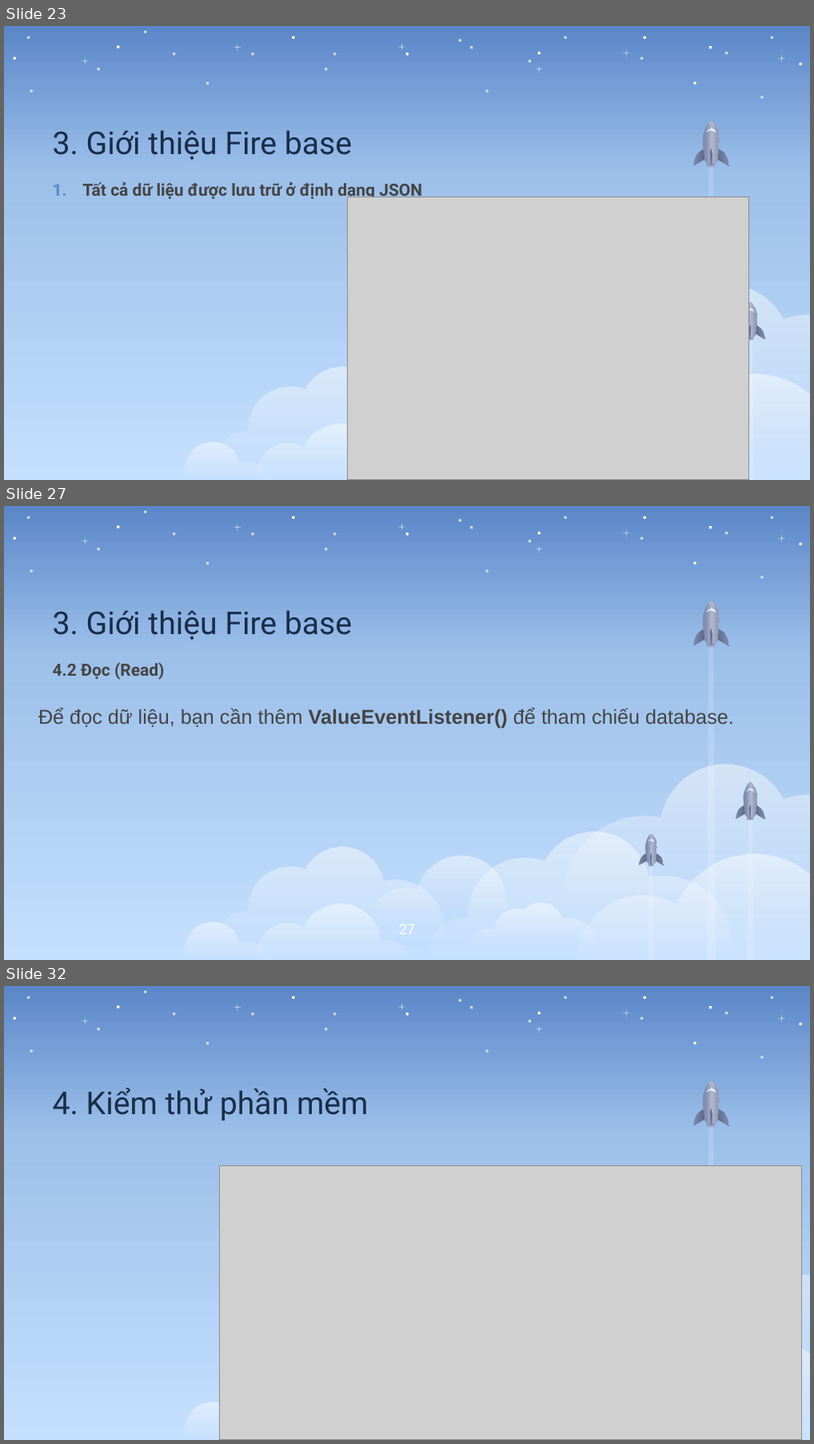
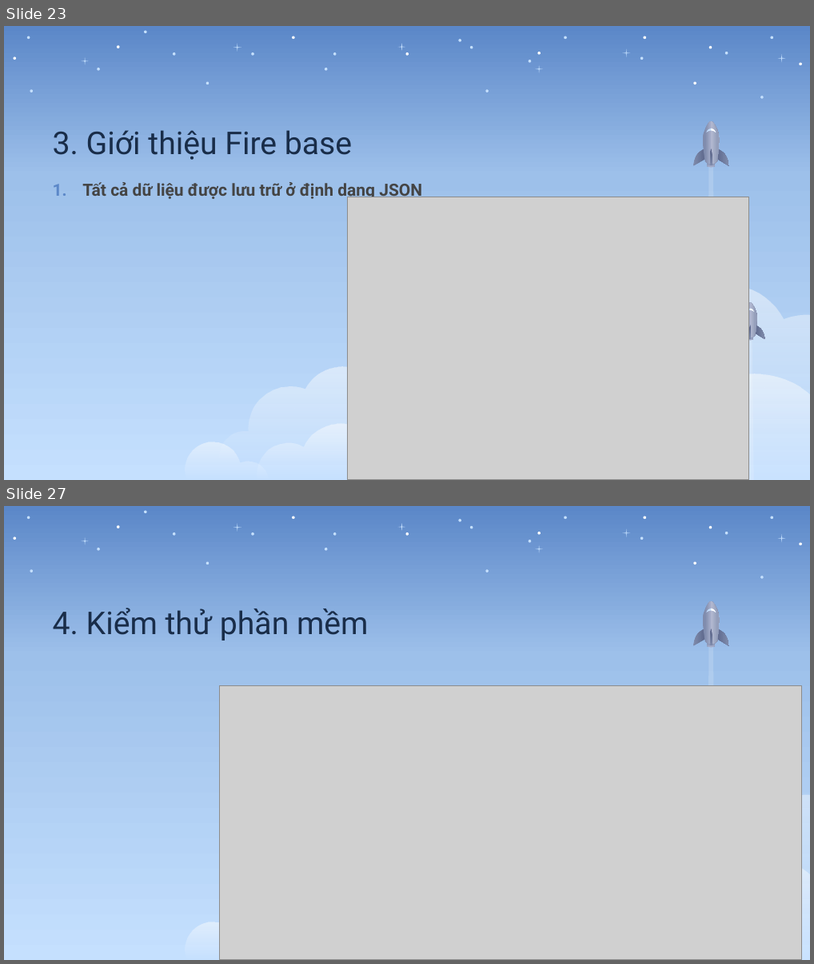
Before and after one commit to CANSA-team/Android2, a slide deck: Report_Android (1).pptx. Shown one above the other, each under a label of ours: slides 23, 27 and 32 before the commit, slides 23 and 27 after it; the slides between them are not shown. The pictures are 814x1444 and 814x964 pixels, drawn with LibreOffice and Linux fonts; fonts in the diff are those of the drawing; grey boxes stand for pictures. Boxes give left, top, right and bottom in pixels: in the first picture for what was removed or moved away, otherwise in the second. Text is boxed around its words. In the diff, an @@ line names an element or a change of style, - is before the commit and + after.

```diff
--- a/Report_Android (1).pptx
+++ b/Report_Android (1).pptx
@@ slide 27 removed at (x1=4, y1=506, x2=810, y2=960), background gradient #5B87C8 to #9DC0EA to #C5E0FE; not listed: 58 template elements that a slide beside it also shows @@
@@ title removed at (x1=53, y1=610, x2=352, y2=640) @@
-3. Giới thiệu Fire base
@@ text removed at (x1=53, y1=662, x2=165, y2=680) @@
-4.2 Đọc (Read)
@@ text removed at (x1=38, y1=708, x2=734, y2=728) @@
-Để đọc dữ liệu, bạn cần thêm ValueEventListener() để tham chiếu database.
@@ group removed at (x1=371, y1=834, x2=665, y2=946): 10 freeform shapes @@
@@ page number removed at (x1=399, y1=924, x2=415, y2=934) @@
-27
@@ what was slide 32 is now slide 27 @@
```
Also in this commit, not shown: 3 slides changed, 4 other slides removed, 2 other files.
